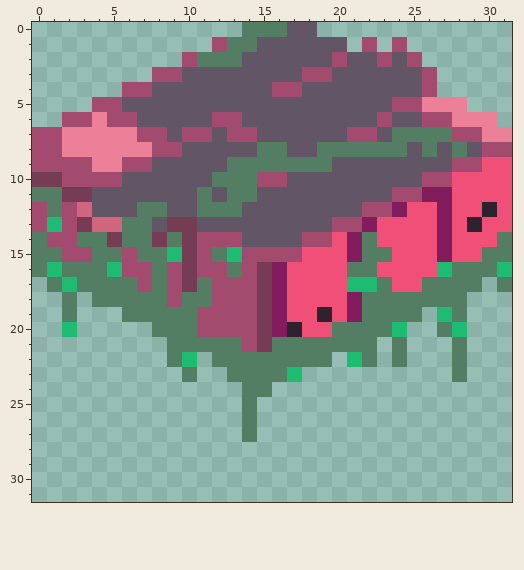
Pixel-art file: Assets/Art/Stone/S_Wall_Stone_Nightmare_Floating.aseprite. Above is the file before it was changed.
32x32 pixels, 1 frame.
Now the later version:
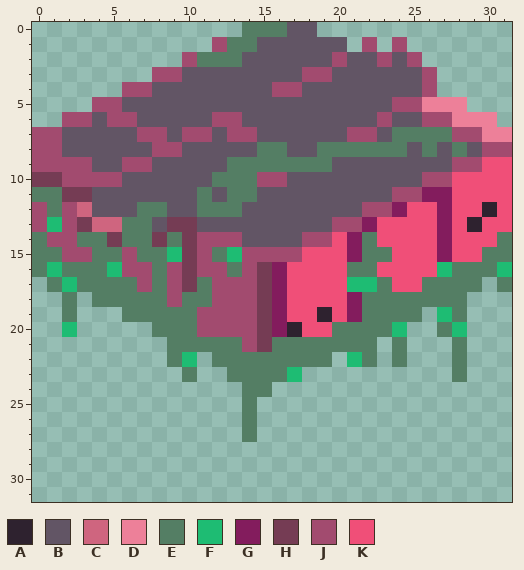
Palette (. is transparent): A #2e222f  B #625565  C #cf657f  D #ed8099  E #547e64  F #1ebc73  G #831c5d  H #753c54  J #a24b6f  K #f04f78
The exact change:
Changed rows in their new state; - is an unchanged pixel.
Layer "Pink Copy":
first column x 2:
 6 --B---
 7 BBBBB-
 8 BBBBBB
 9 --BB--
